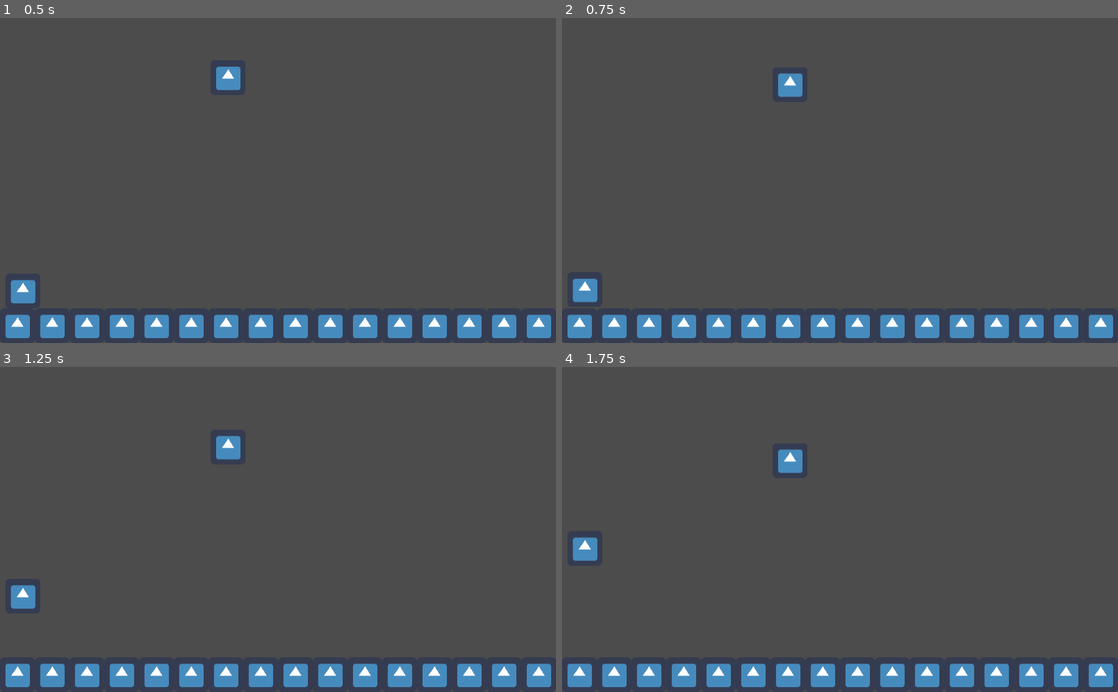
Above: before the commit, frames 1-4 (two rows, left to right).
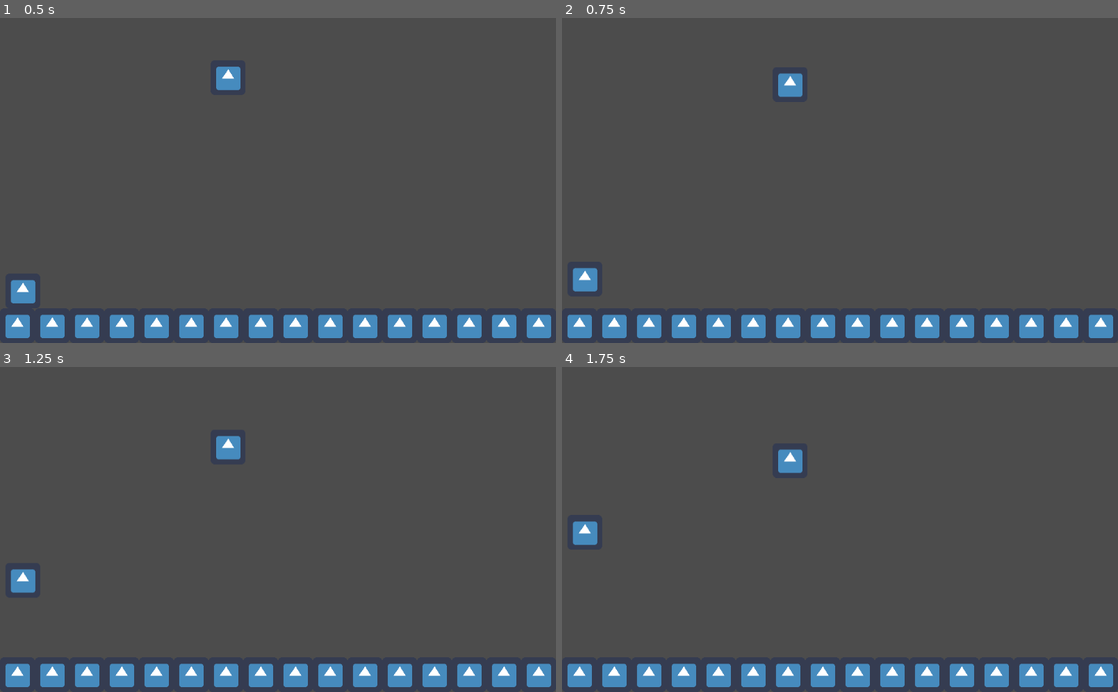
Above: after the commit, the same moments.

Repository: Italia2407/Arcade-Game
Game: Godot game, scene res://scenes/Prototype_Level.tscn
The game is run twice, just before and just after one commit, with the same random seed, the same clock (stepped at 60 frames per second) and the same inputs. The engine's default icon, where the game draws it, is replaced by a stand-in: a white triangle on a blue panel in a dark square.
Inputs:
- Up to frame 1 (0.5 s): no input
- Up to frame 2 (0.75 s): tap Space (jump) at 0.6 s
- Up to frame 3 (1.25 s): tap Space (jump) at 0.77, 1.07 s
- Up to frame 4 (1.75 s): tap Space (jump) at 1.35, 1.52 s

Frame 1 is identical in both runs. In frame 2, 0.4% of the frame differs, in the area x 1-7%, y 76-88%; in frame 3, 0.5%; in frame 4, 0.5%, in the area x 1-7%, y 47-60%.

Commit message:
Fixed Premature Vertical Velocity Reset

Diff:
--- a/scripts/PlayerController.gd
+++ b/scripts/PlayerController.gd
@@ -31,23 +31,18 @@
 	# Move Player Based on Velocity
 	var collision = move_and_slide(_velocity)
 
-	# TODO:
-	# Fix velocity resetting prematurely
-	# First frame after jump is still considered grounded
-
-	print("Before: %f" % _velocity.y)
-	print("Ground: %s" % is_grounded())
-
 	# Handle Gravity and Falling
 	if (!is_grounded()):
 		_velocity.y += _gravity*delta
 	else:
 		_velocity.y = 0.0
 
-	print("After: %f" % _velocity.y)
-
 
 func is_grounded():
+	RayL.force_raycast_update()
+	RayM.force_raycast_update()
+	RayR.force_raycast_update()
+
 	var left = RayL.is_colliding()
 	var middle = RayM.is_colliding()
 	var right = RayR.is_colliding()
